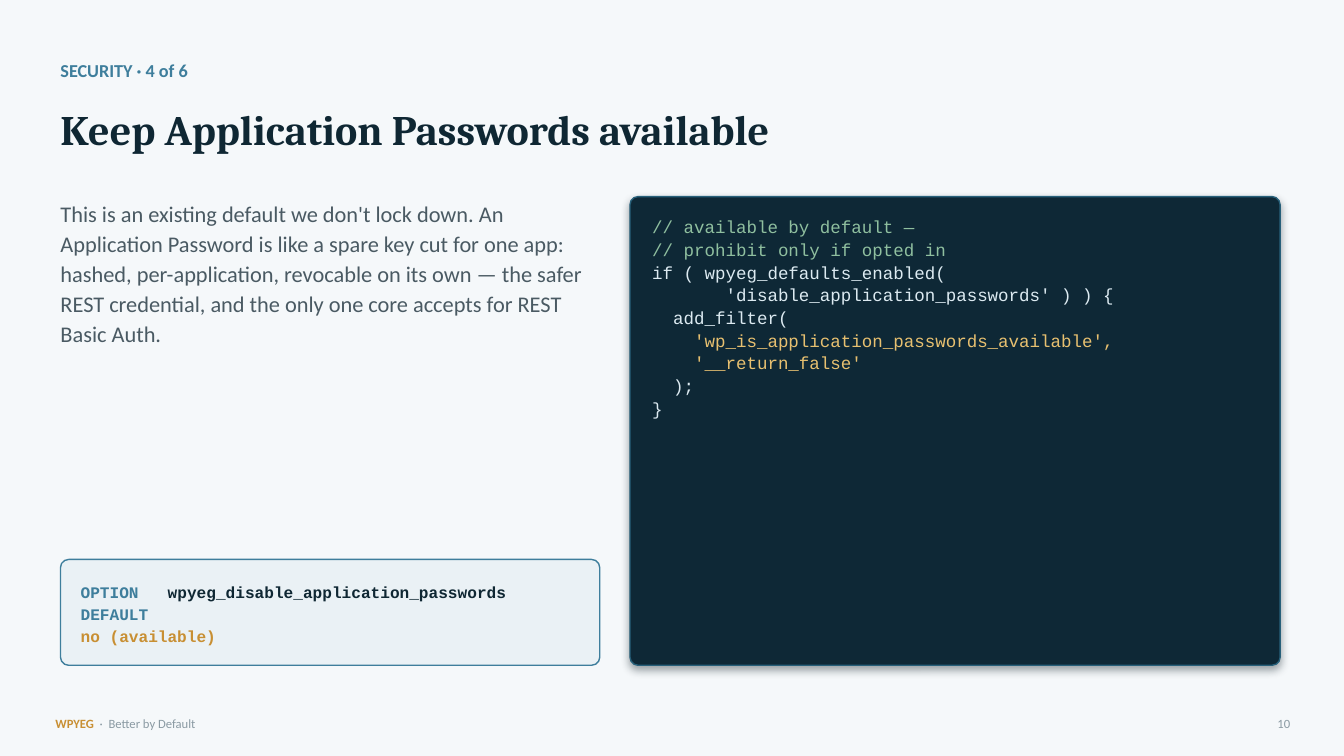
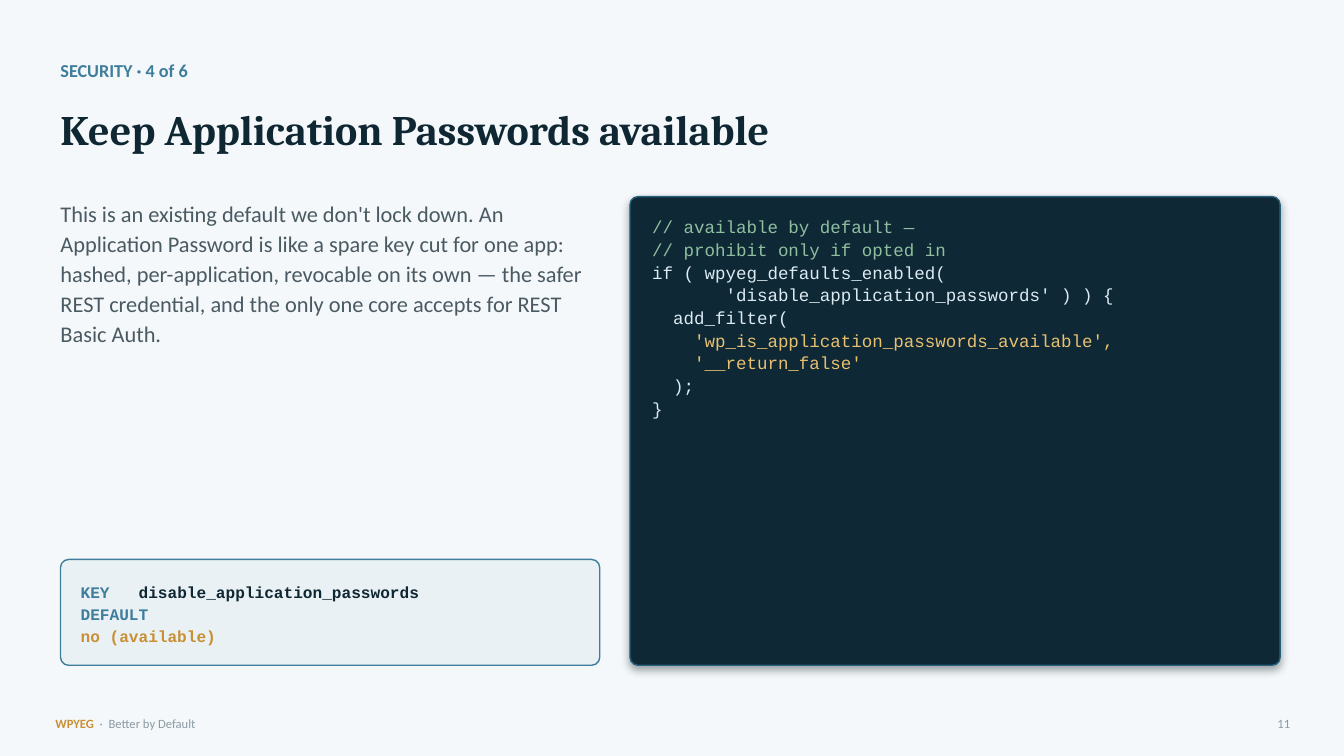
Before and after one commit to WPYEG/Better-by-Default, a slide deck: slide 11 of workshop/Better-by-Default.pptx (slide 10 before the commit). Drawn at 1344x756 pixels with LibreOffice and Linux fonts; fonts in the diff are those of the drawing. Boxes give left, top, right and bottom in pixels: in the first picture for what was removed or moved away, otherwise in the second. Text is boxed around its words. In the diff, an @@ line names an element or a change of style, - is before the commit and + after.

```diff
--- a/workshop/Better-by-Default.pptx
+++ b/workshop/Better-by-Default.pptx
@@ text at (x1=81, y1=586, x2=419, y2=602): text changed @@
-OPTION wpyeg_disable_application_passwords
+KEY disable_application_passwords
@@ text at (x1=1277, y1=720, x2=1290, y2=728): text changed @@
-10
+11
```
Also in this commit, not shown: 16 other slides changed, 4 slides added, 11 other files.
